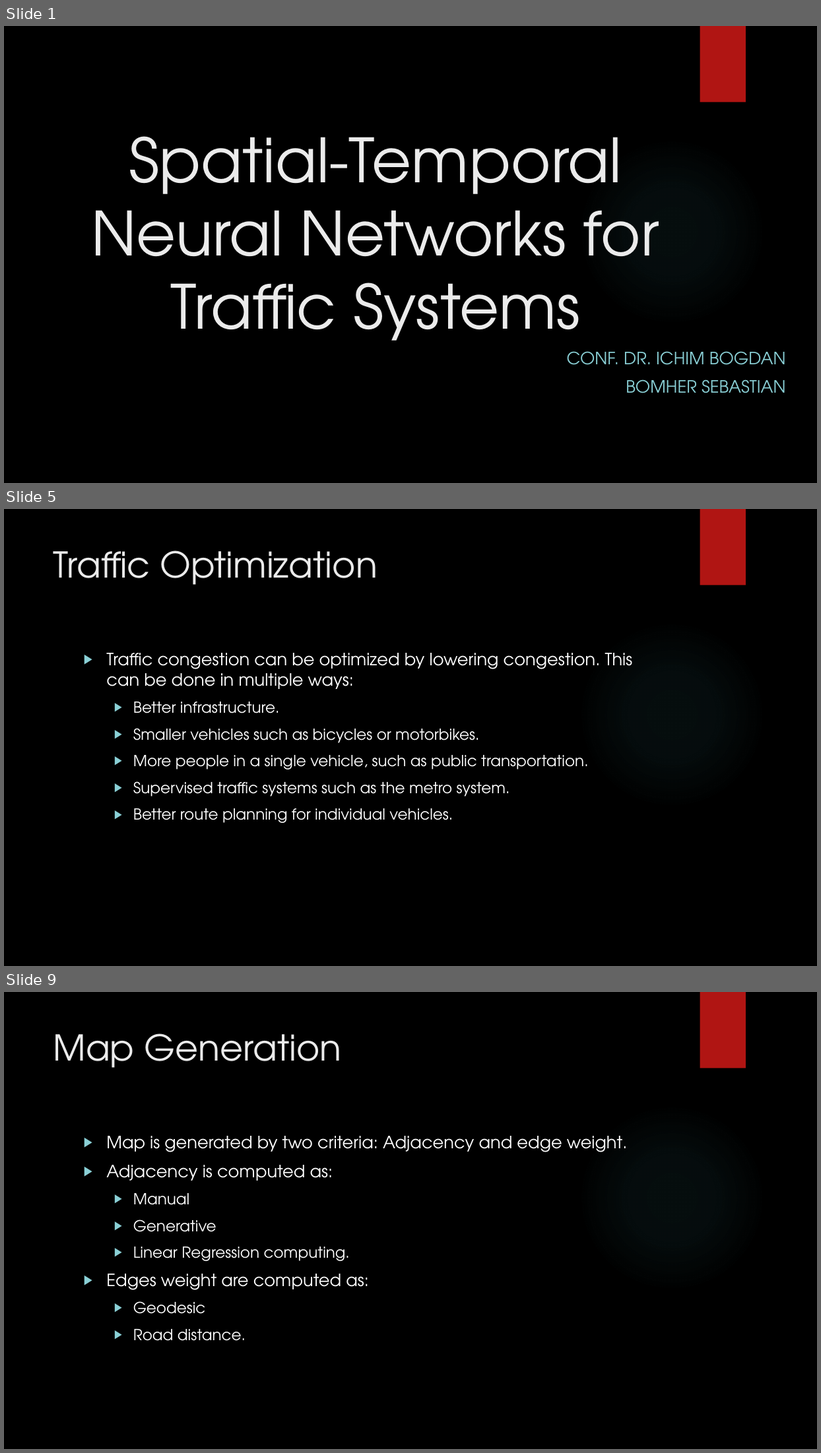
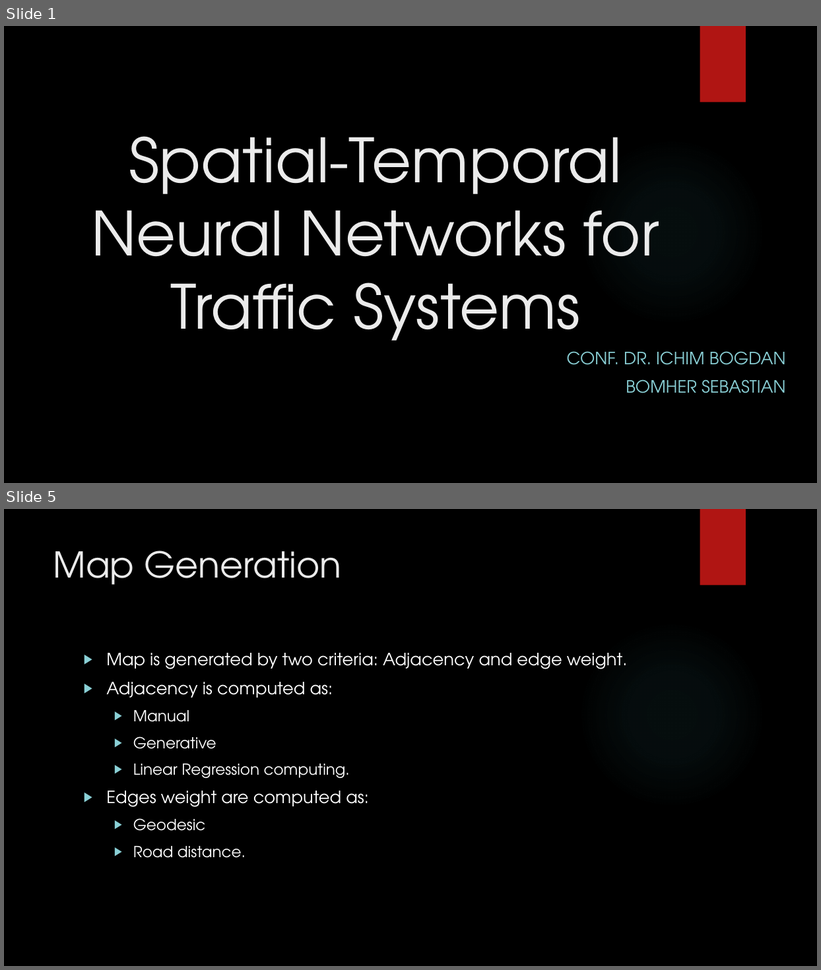
Before and after one commit to SebiBomher/Dissertation-GNN, a slide deck: Presentation.pptx. Shown one above the other, each under a label of ours: slides 1, 5 and 9 before the commit, slides 1 and 5 after it; the slides between them are not shown. The pictures are 821x1453 and 821x970 pixels, drawn with LibreOffice and Linux fonts; fonts in the diff are those of the drawing; background and template pictures are left out. Boxes give left, top, right and bottom in pixels: in the first picture for what was removed or moved away, otherwise in the second. Text is boxed around its words. In the diff, an @@ line names an element or a change of style, - is before the commit and + after.

```diff
--- a/Presentation.pptx
+++ b/Presentation.pptx
@@ slide 5 removed at box(4, 509, 817, 966), background picture (left out); not listed: 2 template elements that a slide beside it also shows @@
@@ title removed at box(54, 551, 378, 585) @@
-Traffic Optimization
@@ text removed at box(106, 653, 633, 823) @@
-▶ Traffic congestion can be optimized by lowering congestion. This can be done in multiple ways:
-  ▶ Better infrastructure.
-  ▶ Smaller vehicles such as bicycles or motorbikes.
-  ▶ More people in a single vehicle, such as public transportation.
-  ▶ Supervised traffic systems such as the metro system.
-  ▶ Better route planning for individual vehicles.
@@ what was slide 9 is now slide 5 @@
```
Also in this commit, not shown: 3 slides changed, 1 slide added, 3 other slides removed.
